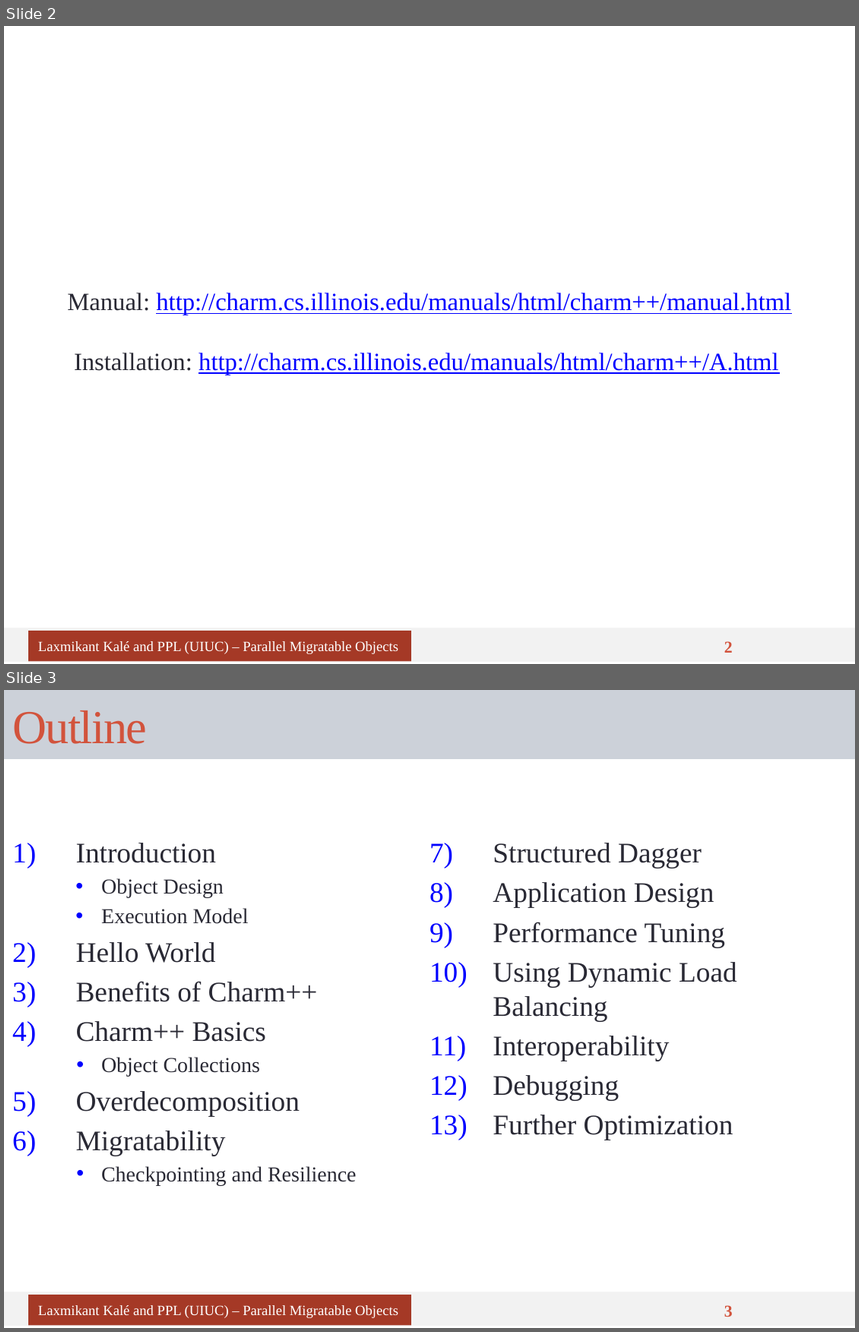
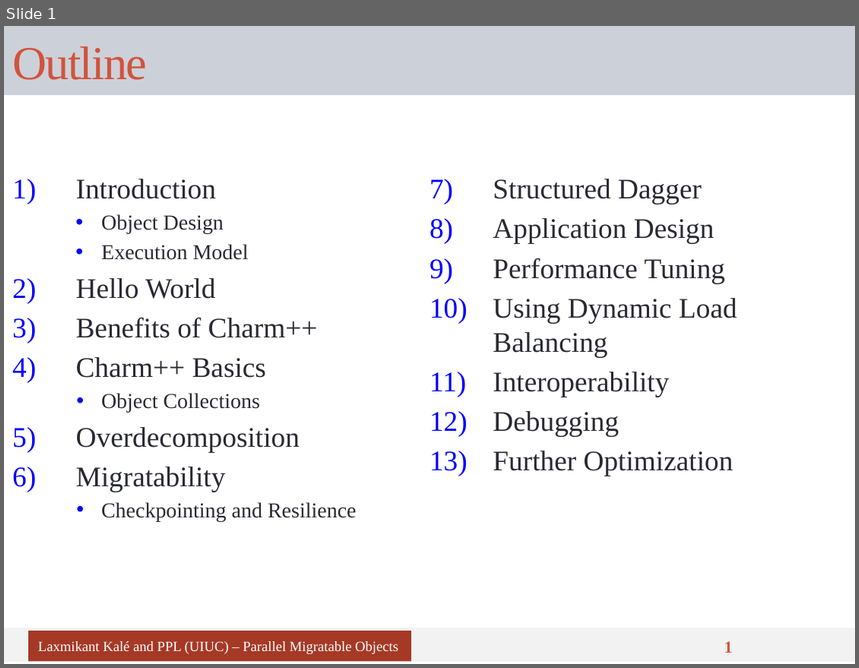
Before and after one commit to UIUC-PPL/charm_tutorial, a slide deck: tutorial-01-intro.pptx. Shown one above the other, each under a label of ours: slides 2 and 3 before the commit, slide 1 after it. The pictures are 859x1332 and 859x668 pixels, drawn with LibreOffice and Linux fonts; fonts in the diff are those of the drawing. Boxes give left, top, right and bottom in pixels: in the first picture for what was removed or moved away, otherwise in the second. Text is boxed around its words. In the diff, an @@ line names an element or a change of style, - is before the commit and + after.

```diff
--- a/tutorial-01-intro.pptx
+++ b/tutorial-01-intro.pptx
@@ slide 2 removed at box(4, 26, 855, 664), background #FFFFFF; not listed: 1 template element that a slide beside it also shows @@
@@ text removed at box(67, 293, 791, 375) @@
-Manual: http://charm.cs.illinois.edu/manuals/html/charm++/manual.html
-Installation: http://charm.cs.illinois.edu/manuals/html/charm++/A.html
@@ rectangle removed at box(28, 631, 411, 662) @@
-Laxmikant Kalé and PPL (UIUC) – Parallel Migratable Objects
@@ page number removed at box(724, 642, 733, 653) @@
-2
@@ what was slide 3 is now slide 1 @@
@@ page number at box(724, 642, 733, 653): text changed @@
-3
+1
```
Also in this commit, not shown: 4 slides changed, 1 other slide removed.
